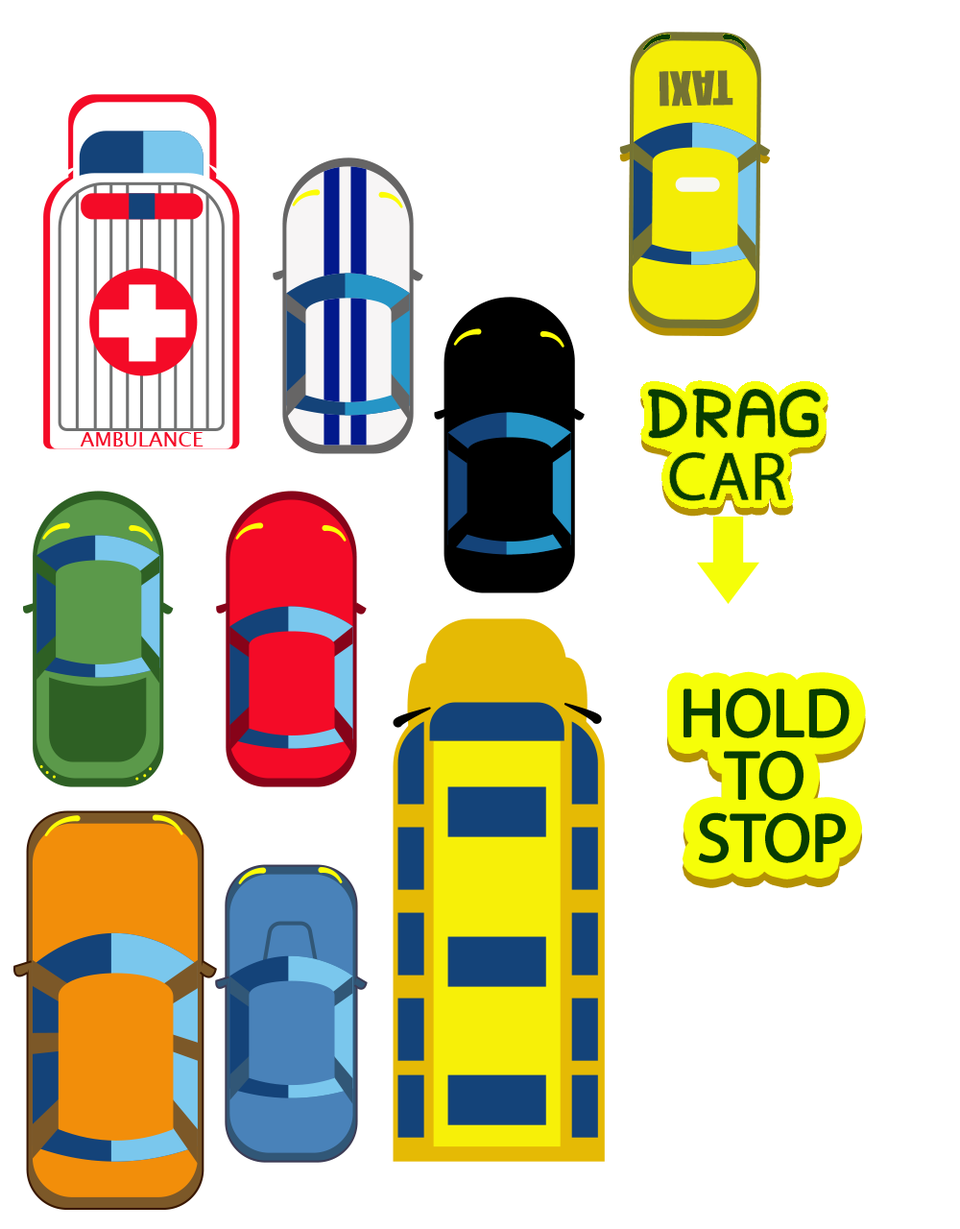
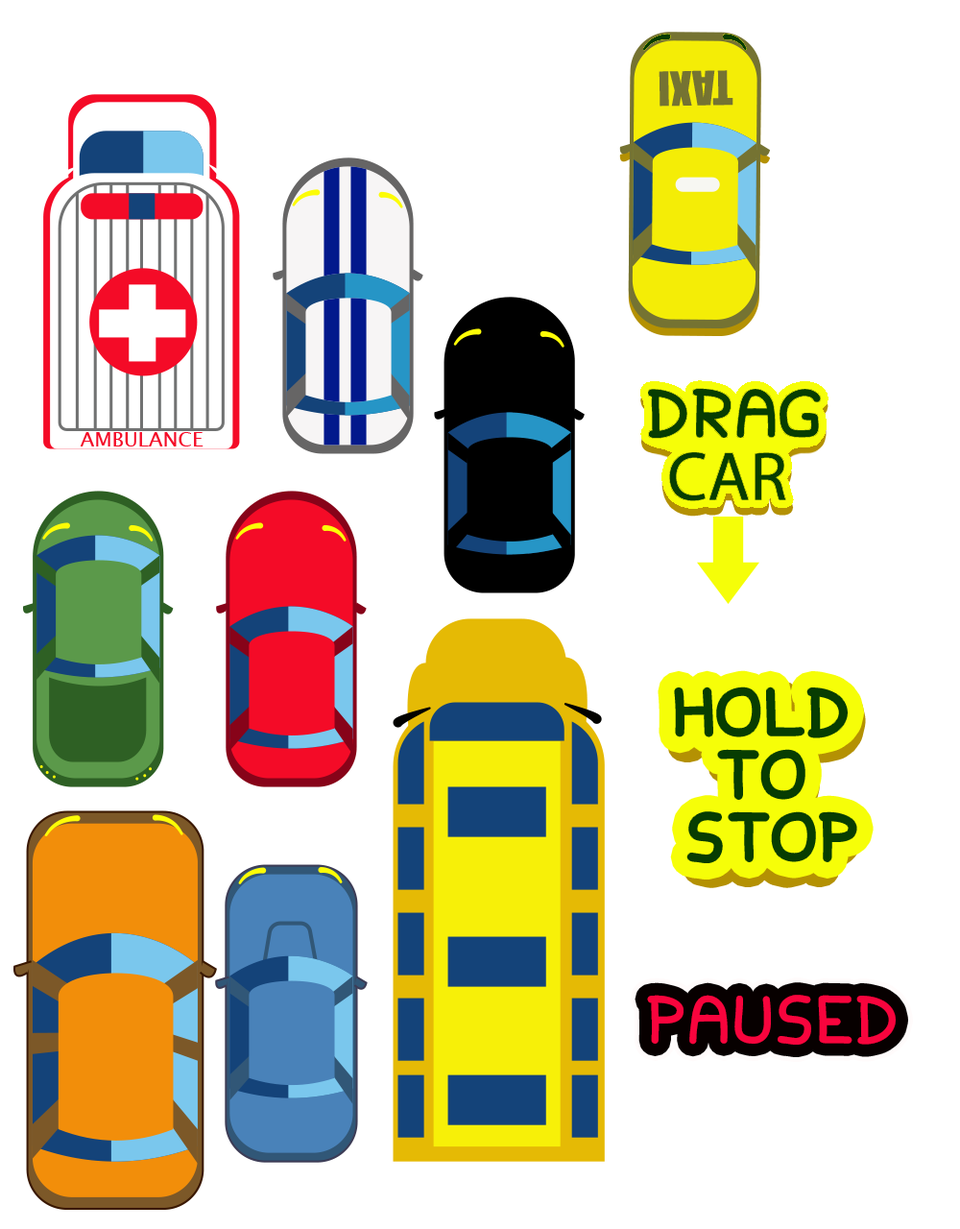
Two versions of the same layered image (960×1229). Layer-by-layer changes:
added layer "PAUSED copy" above "PAUSED" over [646, 994, 896, 1045]
added layer "PAUSED" above "HOLD TO STOP" over [646, 994, 896, 1045]
renamed "HOLD TO STOP copy" to "HOLD TO STOP", painted on it over [674, 687, 857, 863]
renamed "HOLD TO STOP copy 2" to "HOLD TO STOP", painted on it over [674, 687, 857, 863]
